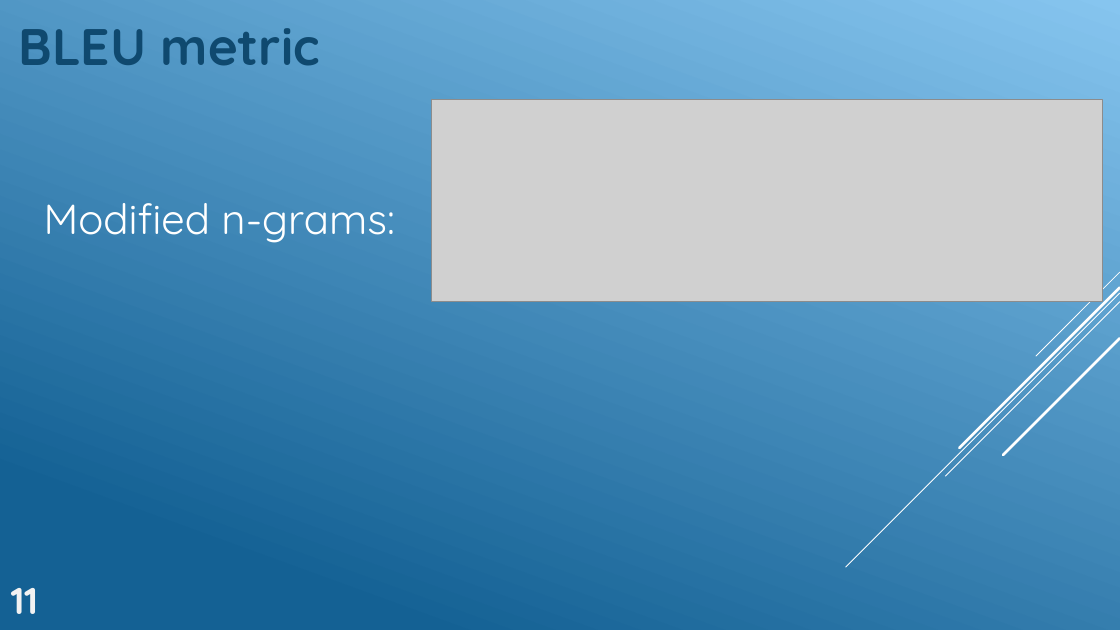
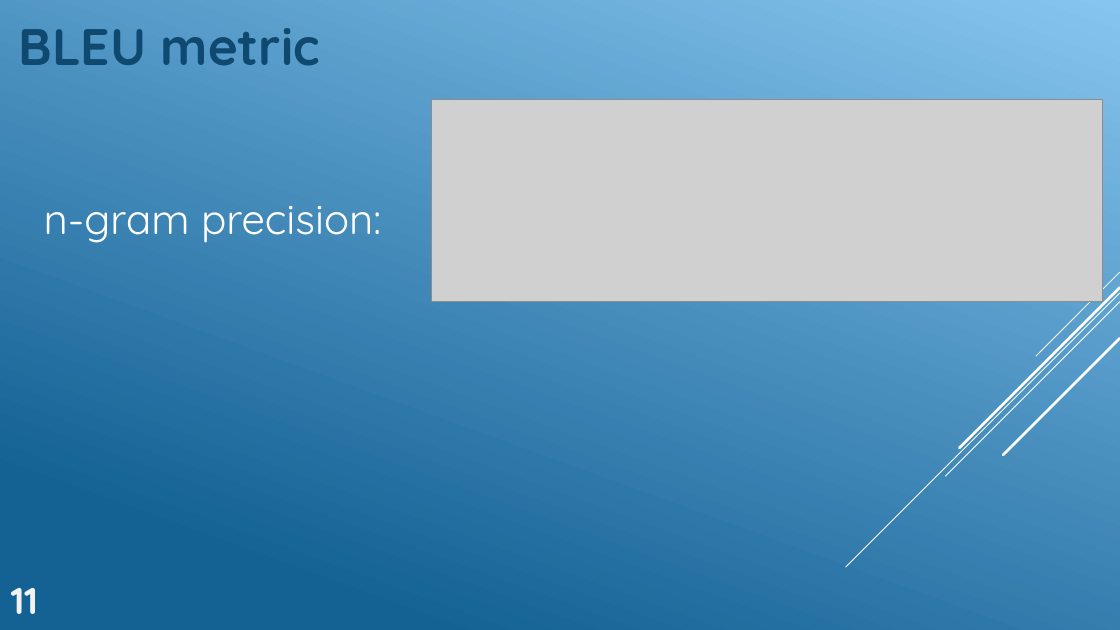
Before and after one commit to GeckSpy/IPdf2Latex, a slide deck: slide 18 of Presentation/Final presentation anim.pptx. Drawn at 1120x630 pixels with LibreOffice and Linux fonts; fonts in the diff are those of the drawing; grey boxes stand for pictures. Boxes give left, top, right and bottom in pixels: in the first picture for what was removed or moved away, otherwise in the second. Text is boxed around its words. In the diff, an @@ line names an element or a change of style, - is before the commit and + after.

```diff
--- a/Presentation/Final presentation anim.pptx
+++ b/Presentation/Final presentation anim.pptx
@@ text at (x1=44, y1=206, x2=381, y2=243): text changed @@
-Modified n-grams:
+n-gram precision:
```
Also in this commit, not shown: 8 other slides changed, 4 slides added, 2 slides removed, 2 other files.
